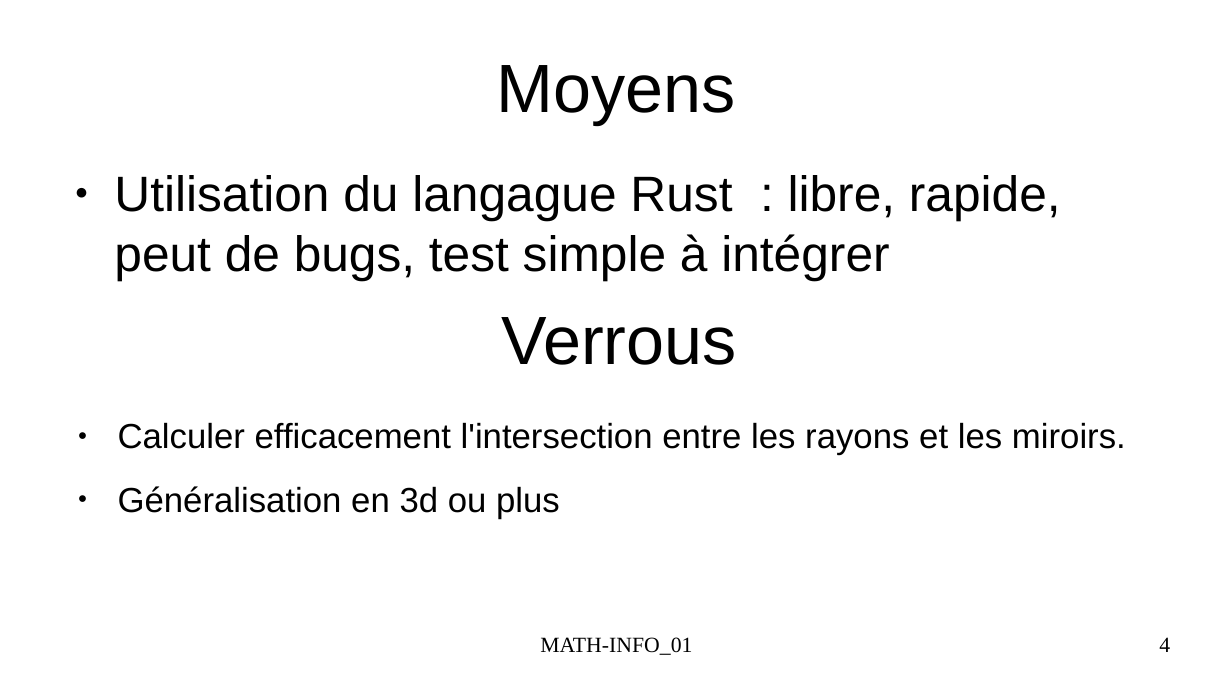
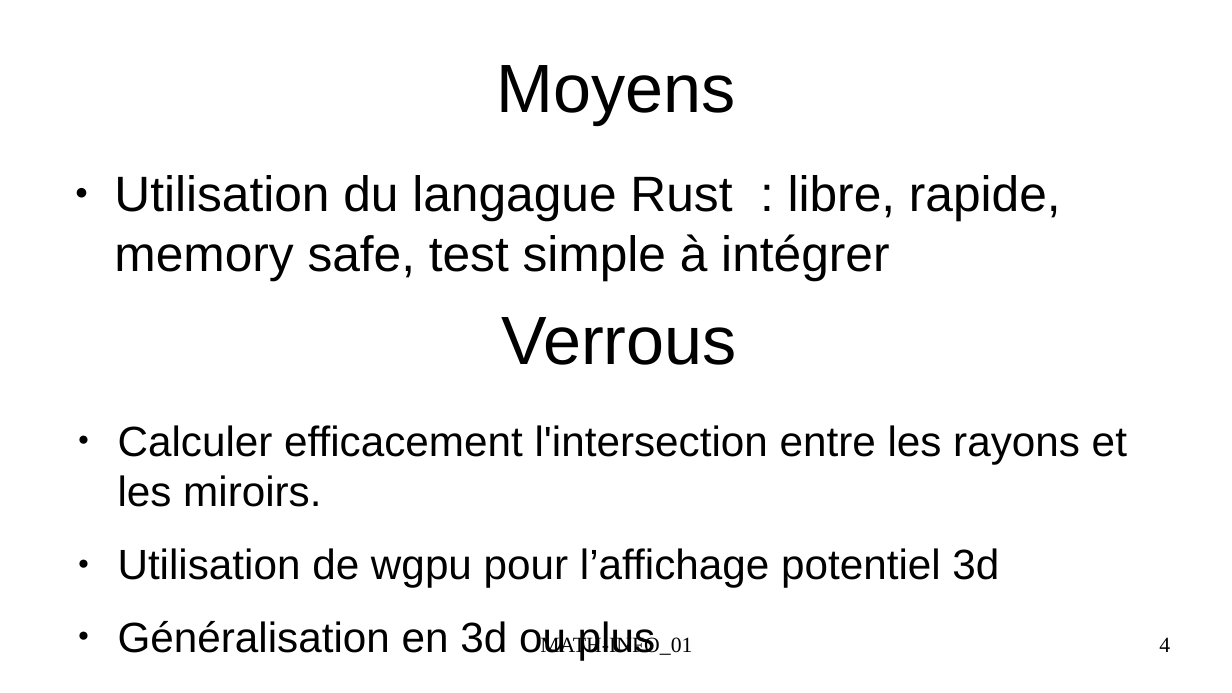
Before and after one commit to FlashOnFire/MirrorVerse, a slide deck: slide 4 of project_managment/presentation1.odp. Drawn at 1232x693 pixels with LibreOffice and Linux fonts; fonts in the diff are those of the drawing. Boxes give left, top, right and bottom in pixels: in the first picture for what was removed or moved away, otherwise in the second. Text is boxed around its words. In the diff, an @@ line names an element or a change of style, - is before the commit and + after.

Commit message:
update presentation

```diff
--- a/project_managment/presentation1.odp
+++ b/project_managment/presentation1.odp
@@ text at <box>114,175,1061,280</box>: text changed @@
-● Utilisation du langague Rust : libre, rapide, peut de bugs, test simple à intégrer
+● Utilisation du langague Rust : libre, rapide, memory safe, test simple à intégrer
@@ text at <box>118,425,1127,660</box>: size 22.4 to 27.2 pt in "Calculer efficacement l'intersection entre les rayons et ...", "Généralisation en 3d ou plus" @@
@@ text at <box>118,548,999,587</box>: paragraph added @@
+● Utilisation de wgpu pour l’affichage potentiel 3d
```
Also in this commit, not shown: 3 other slides changed, 1 other file.
